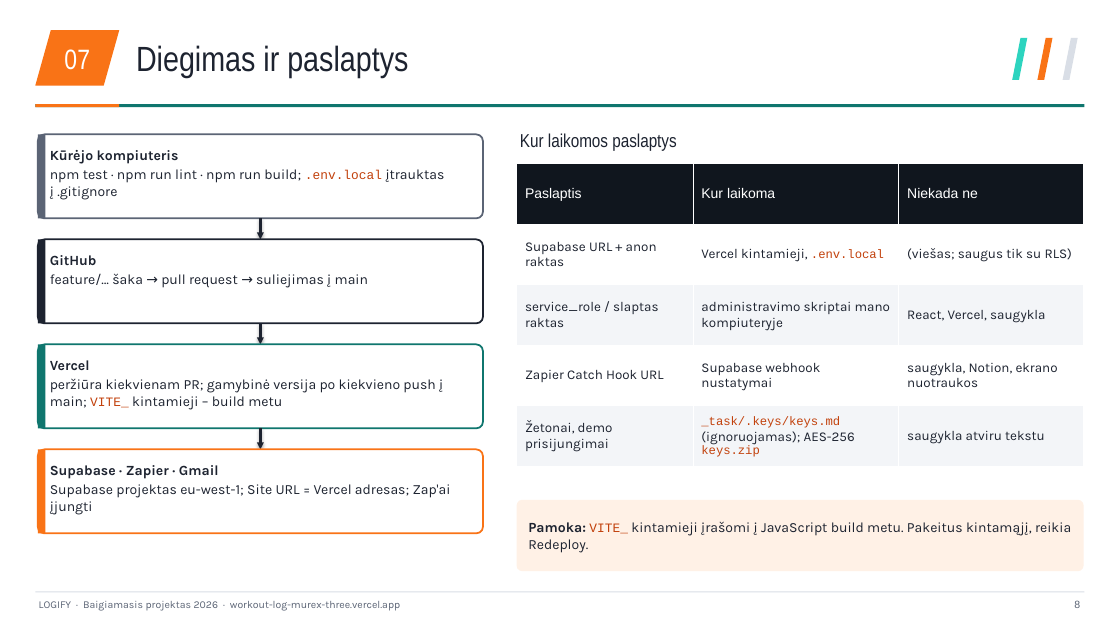
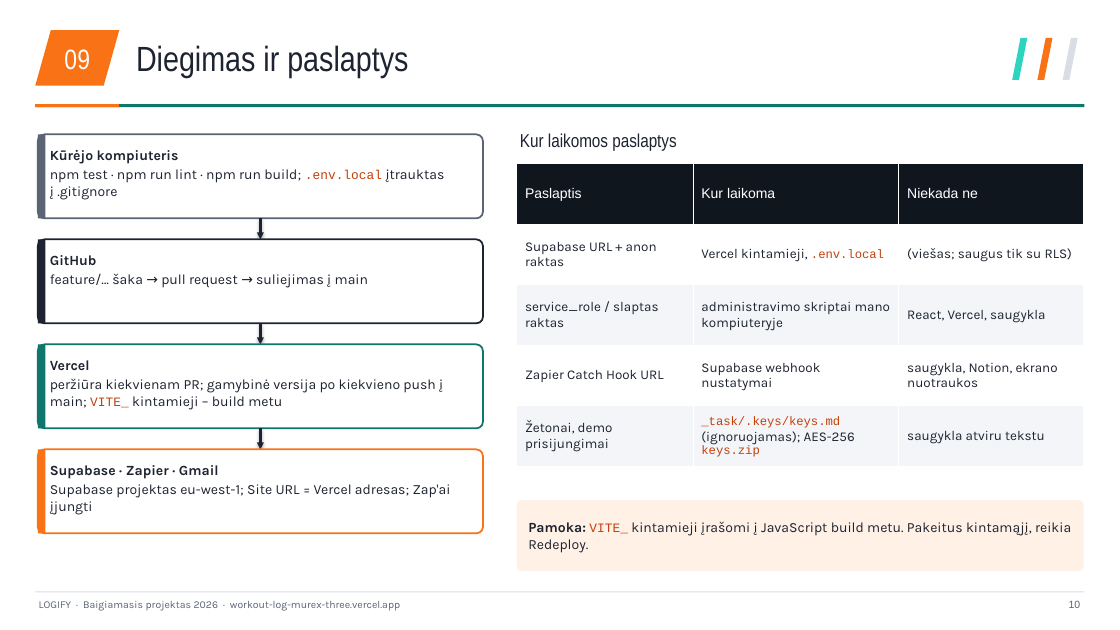
Before and after one commit to mse1987319-png/workout-log, a slide deck: slide 10 of _task/results/Logify_LT.pptx (slide 8 before the commit). Drawn at 1120x630 pixels with LibreOffice and Linux fonts; fonts in the diff are those of the drawing. Boxes give left, top, right and bottom in pixels: in the first picture for what was removed or moved away, otherwise in the second. Text is boxed around its words. In the diff, an @@ line names an element or a change of style, - is before the commit and + after.

```diff
--- a/_task/results/Logify_LT.pptx
+++ b/_task/results/Logify_LT.pptx
@@ text at (64,49,90,70): text changed @@
-07
+09
@@ text at (1069,600,1081,608): text changed @@
-8
+10
```
Also in this commit, not shown: 24 other slides changed, 2 slides added, 3 other files.
